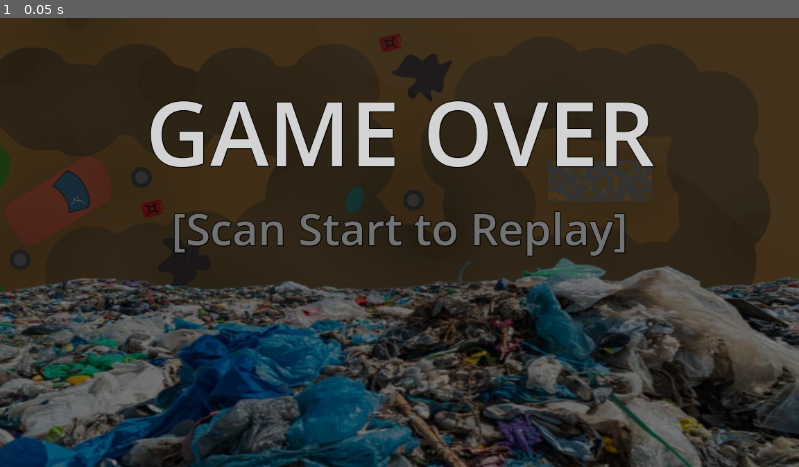
Above: before the commit, frame 1.
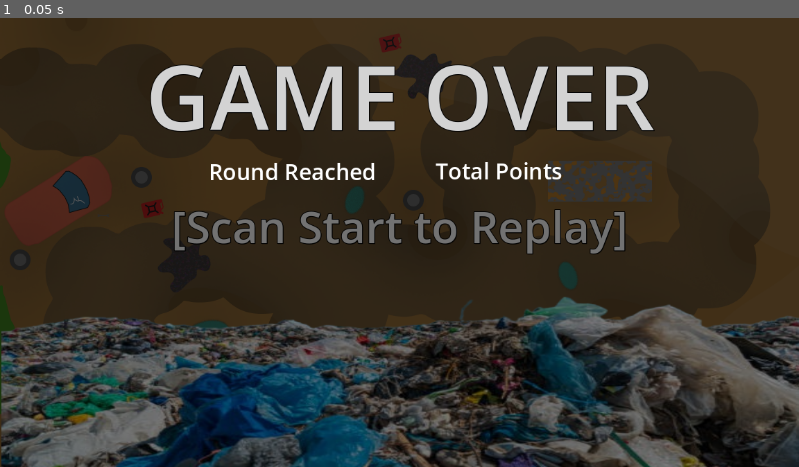
Above: after the commit, the same moment.

Repository: Nils1024/campfire-flagship
Game: Godot game, scene res://game_over.tscn
The game is run twice, just before and just after one commit, with the same random seed, the same clock (stepped at 60 frames per second) and the same inputs. This scene is started directly instead of the project's main scene.
Inputs:
- Up to frame 1 (0.05 s): no input

The runs differ from the first frame. In frame 1, 38% of the frame differs, in the area x 0-100%, y 10-100%.

Commit message:
Better Game Over Screen

Diff:
--- /dev/null
+++ b/Scripts/GameOverStats.gd
@@ -0,0 +1,11 @@
+extends ColorRect
+
+
+# Called when the node enters the scene tree for the first time.
+func _ready():
+	pass # Replace with function body.
+
+
+# Called every frame. 'delta' is the elapsed time since the previous frame.
+func _process(delta):
+	pass
--- a/game_over.tscn
+++ b/game_over.tscn
@@ -25,7 +25,10 @@
 anchor_top = 1.0
 anchor_right = 1.0
 anchor_bottom = 1.0
-offset_top = -530.0
+offset_left = 2.0
+offset_top = -474.0
+offset_right = 2.0
+offset_bottom = 56.0
 grow_horizontal = 2
 grow_vertical = 0
 texture = ExtResource("3_ftari")
@@ -38,9 +41,9 @@
 anchor_right = 0.5
 anchor_bottom = 0.5
 offset_left = -329.5
-offset_top = -65.0
+offset_top = -68.0
 offset_right = 329.5
-offset_bottom = 23.0
+offset_bottom = 20.0
 grow_horizontal = 2
 grow_vertical = 2
 theme_override_colors/font_color = Color(0.44755095, 0.44755095, 0.44755095, 1)
@@ -52,17 +55,14 @@
 
 [node name="Label2" type="Label" parent="BG/Dim" unique_id=1466762952]
 layout_mode = 1
-anchors_preset = 8
+anchors_preset = 5
 anchor_left = 0.5
-anchor_top = 0.5
 anchor_right = 0.5
-anchor_bottom = 0.5
-offset_left = -329.5
-offset_top = -204.0
-offset_right = 329.5
-offset_bottom = -116.0
+offset_left = -367.0
+offset_top = 25.0
+offset_right = 367.0
+offset_bottom = 200.0
 grow_horizontal = 2
-grow_vertical = 2
 theme_override_colors/font_color = Color(0.82606, 0.82606006, 0.82606, 1)
 theme_override_colors/font_shadow_color = Color(0, 0, 0, 0.7019608)
 theme_override_colors/font_outline_color = Color(0, 0, 0, 1)
@@ -70,3 +70,21 @@
 theme_override_font_sizes/font_size = 128
 text = "GAME OVER"
 horizontal_alignment = 1
+
+[node name="RoundReached" type="Label" parent="BG/Dim" unique_id=1123355951]
+layout_mode = 0
+offset_left = 301.0
+offset_top = 199.0
+offset_right = 542.0
+offset_bottom = 244.0
+theme_override_font_sizes/font_size = 32
+text = "Round Reached"
+
+[node name="TotalPoints" type="Label" parent="BG/Dim" unique_id=1952338630]
+layout_mode = 0
+offset_left = 628.0
+offset_top = 198.0
+offset_right = 869.0
+offset_bottom = 243.0
+theme_override_font_sizes/font_size = 32
+text = "Total Points"
Not shown, added: Scripts/GameOverStats.gd.uid
